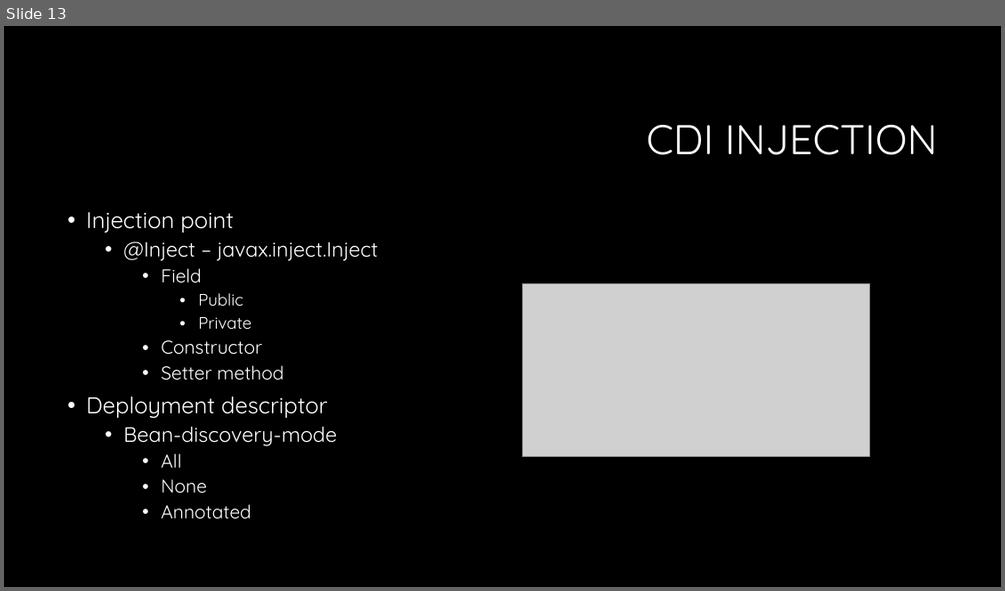
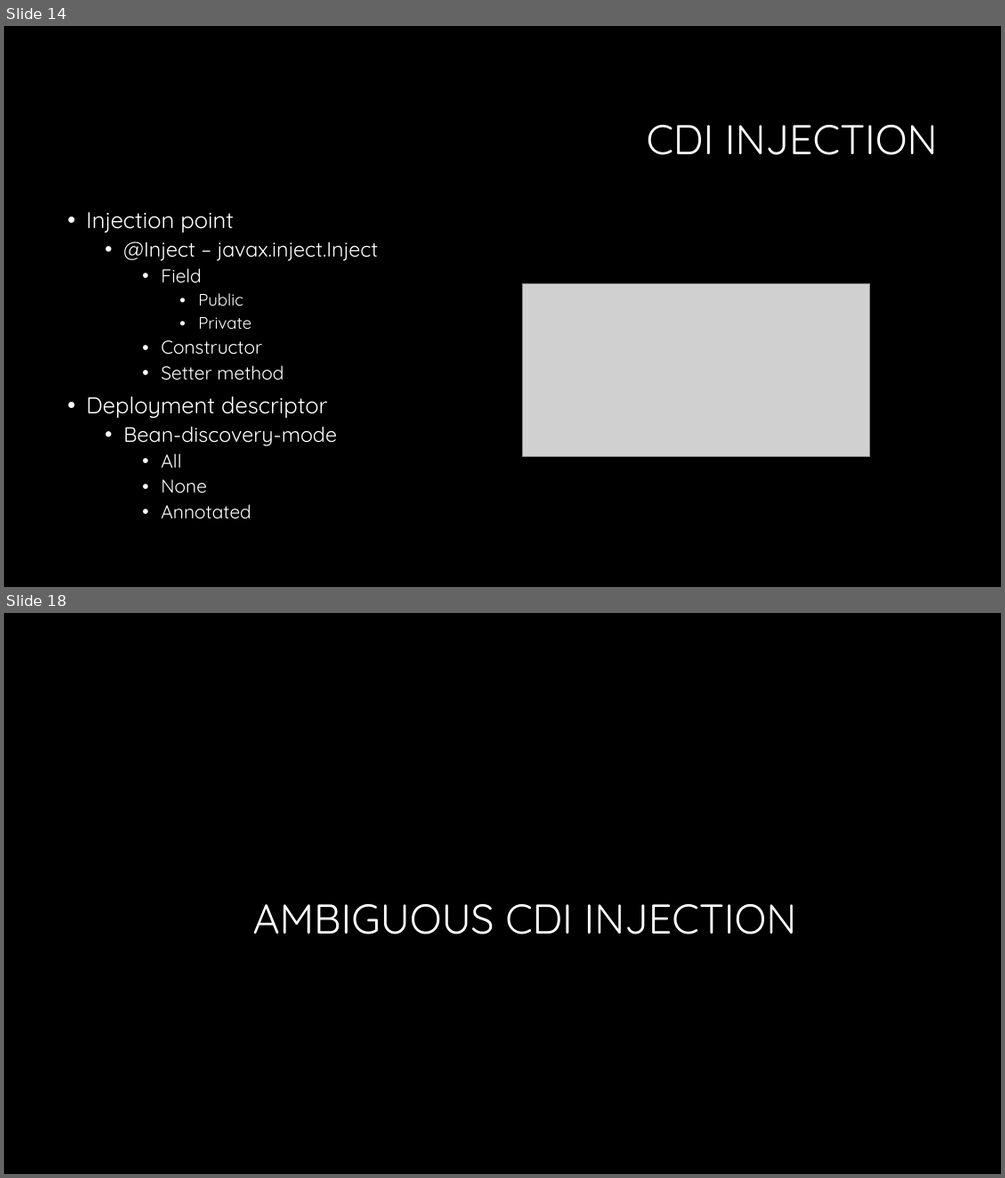
Before and after one commit to Crypto93/CDI_overview, a slide deck: CDI_overview_presentation.pptx. Shown one above the other, each under a label of ours: slide 13 before the commit, slides 14 and 18 after it; the slides between them are not shown. The pictures are 1005x591 and 1005x1178 pixels, drawn with LibreOffice and Linux fonts; fonts in the diff are those of the drawing; grey boxes stand for pictures; background and template pictures are left out. Boxes give left, top, right and bottom in pixels: in the first picture for what was removed or moved away, otherwise in the second. Text is boxed around its words. In the diff, an @@ line names an element or a change of style, - is before the commit and + after.

```diff
--- a/CDI_overview_presentation.pptx
+++ b/CDI_overview_presentation.pptx
@@ slide 18 added at (4, 613, 1001, 1174), background #000000 @@
@@ title added at (253, 904, 797, 934), 40 pt, text #FFFFFF @@
+AMBIGUOUS CDI INJECTION
@@ what was slide 13 is now slide 14 @@
```
Also in this commit, not shown: 1 slide changed, 27 other slides added.
